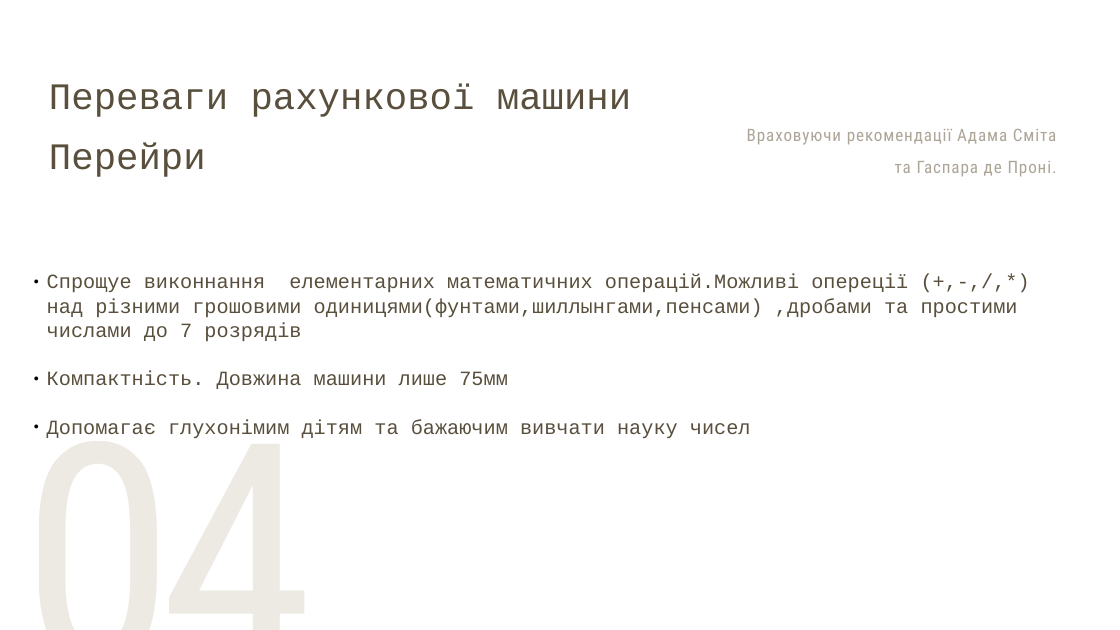
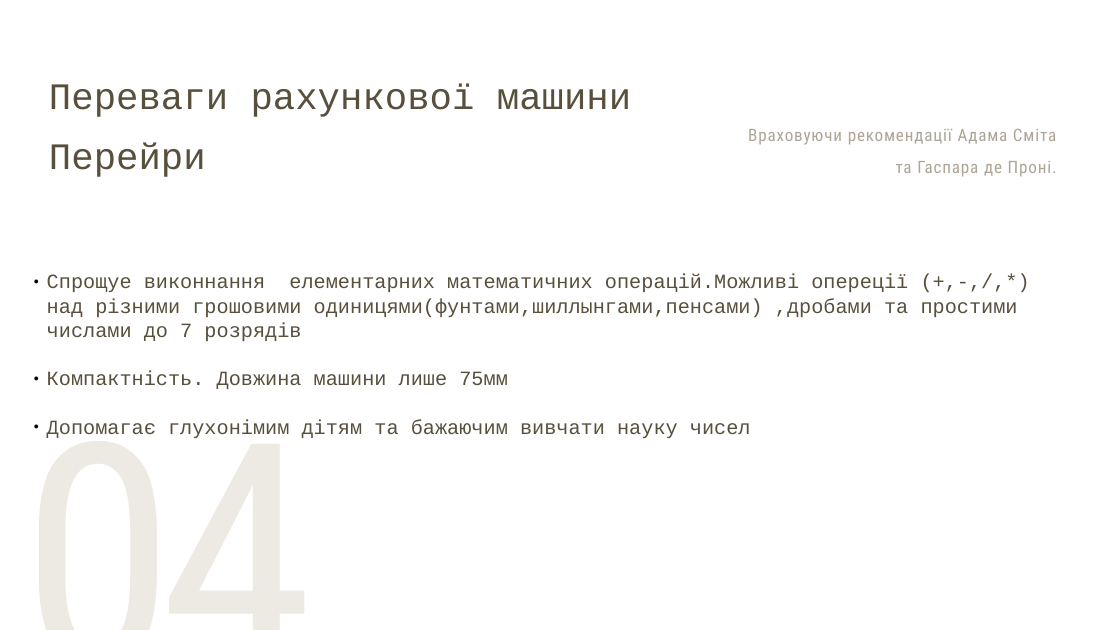
Before and after one commit to mariiasirenko2/Operating-System.Laboratory-Work-1, a slide deck: slide 5 of Машина_Перейри_full.pptx. Drawn at 1120x630 pixels with LibreOffice and Linux fonts; fonts in the diff are those of the drawing. Boxes give left, top, right and bottom in pixels: in the first picture for what was removed or moved away, otherwise in the second. Text is boxed around its words. In the diff, an @@ line names an element or a change of style, - is before the commit and + after.

```diff
--- a/Машина_Перейри_full.pptx
+++ b/Машина_Перейри_full.pptx
@@ text "Враховуючи рекомендації Адама Сміта" at [748, 129, 1057, 177]: letter spacing 1.2 to 1.1 pt @@
```
Also in this commit, not shown: 5 other slides changed, 1 slide added.
